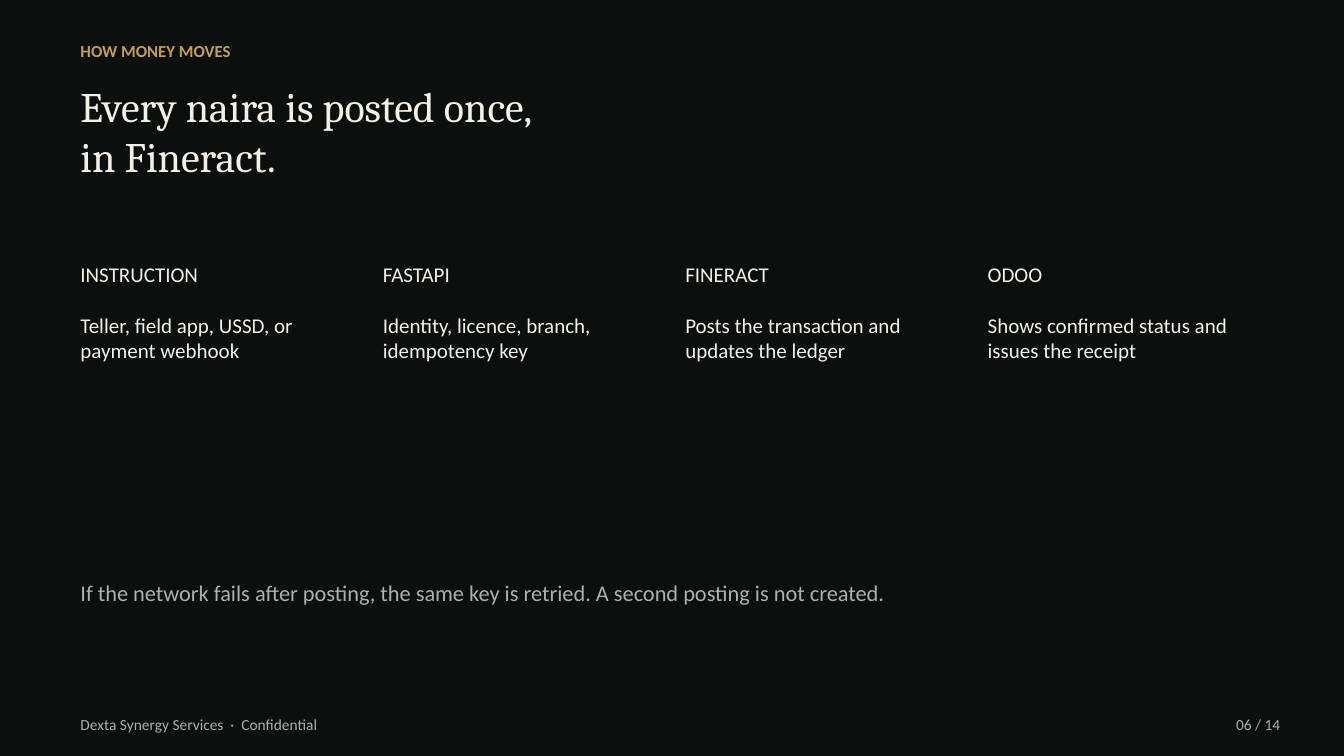
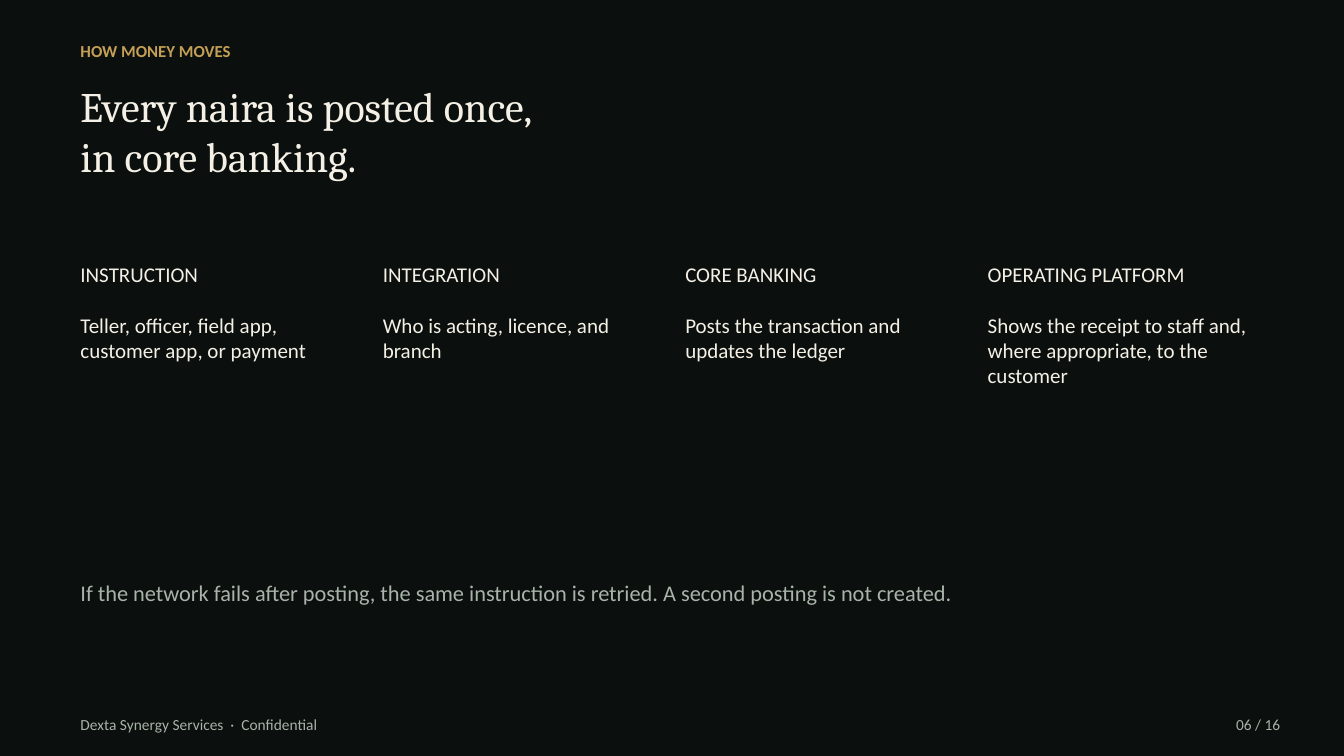
Before and after one commit to hanson1997/test, a slide deck: slide 6 of edfip-screening/architecture/EDFIP_Architecture_Dexta.pptx. Drawn at 1344x756 pixels with LibreOffice and Linux fonts; fonts in the diff are those of the drawing. Boxes give left, top, right and bottom in pixels: in the first picture for what was removed or moved away, otherwise in the second. Text is boxed around its words. In the diff, an @@ line names an element or a change of style, - is before the commit and + after.

```diff
--- a/edfip-screening/architecture/EDFIP_Architecture_Dexta.pptx
+++ b/edfip-screening/architecture/EDFIP_Architecture_Dexta.pptx
@@ text at bbox=[80, 93, 532, 182]: text changed @@
-Every naira is posted once,
-in Fineract.
+Every naira is posted once,
+in core banking.
@@ text at bbox=[80, 268, 306, 362]: text changed @@
-INSTRUCTION
-Teller, field app, USSD, or payment webhook
+INSTRUCTION
+Teller, officer, field app, customer app, or payment
@@ text at bbox=[383, 268, 609, 358]: text changed @@
-FASTAPI
-Identity, licence, branch, idempotency key
+INTEGRATION
+Who is acting, licence, and branch
@@ text at bbox=[685, 268, 900, 362]: text changed @@
-FINERACT
-Posts the transaction and updates the ledger
+CORE BANKING
+Posts the transaction and updates the ledger
@@ text at bbox=[988, 268, 1246, 383]: text changed @@
-ODOO
-Shows confirmed status and issues the receipt
+OPERATING PLATFORM
+Shows the receipt to staff and, where appropriate, to the customer
@@ text at bbox=[80, 585, 951, 605]: text changed @@
-If the network fails after posting, the same key is retried. A second posting is not created.
+If the network fails after posting, the same instruction is retried. A second posting is not created.
@@ text at bbox=[1236, 719, 1281, 730]: text changed @@
-06 / 14
+06 / 16
```
Also in this commit, not shown: 13 other slides changed, 2 slides added, 5 other files.
